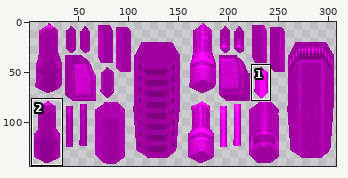
Edited in one commit: sprite sheet (qw/textures/models/g_light_0.png). Above, an overview of the earlier version with the close-up marked.
Close-up. First the earlier version:
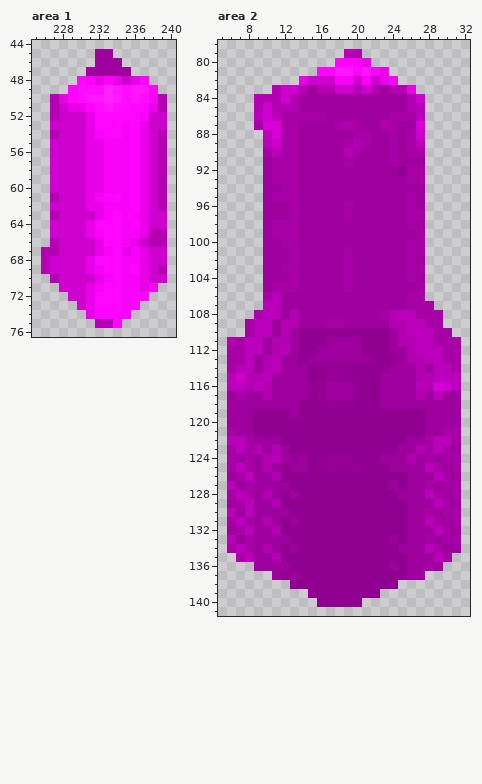
The file is 308x144 pixels. Colours within 5 levels of each other are drawn and written as one. Shown: area 1: x 225..240, y 44..76; area 2: x 5..32, y 78..141. The wide view leaves out empty margins. The commit also changed other parts of the picture, which this record leaves out.
The result:
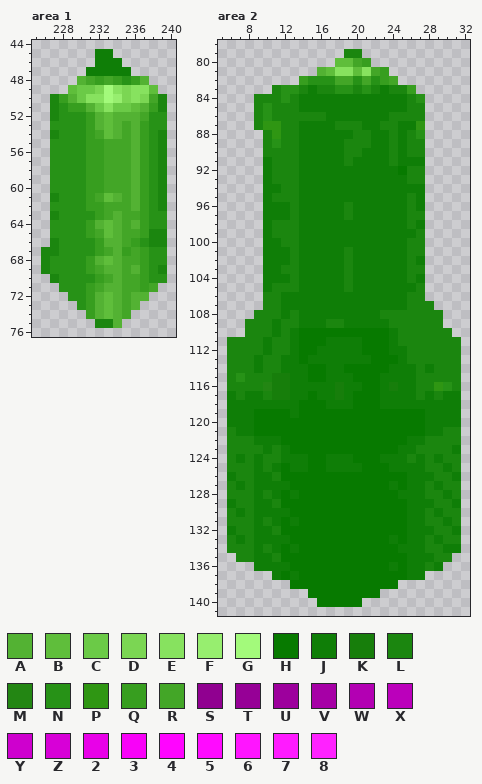
Palette (. is transparent): A #53b233  B #5fbe3b  C #6bca47  D #7bd653  E #87e25f  F #97ee6f  G #a3fa7b  H #077a00  J #0f7e07  K #177e0b  L #1b860f  M #238613  N #279217  P #2f9613  Q #379e1f  R #43a627  S #900090  T #960096  U #9d009d  V #a600a6  W #b300b3  X #bb00bb  Y #ce00ce  Z #d700d7  2 #e801e8  3 #f802f8  4 #ff05ff  5 #ff0bff  6 #ff15ff  7 #ff1bff  8 #ff22ff
The edit:
--- area 1
@@ x 225..240 @@
 44 ................
-45 .......UU.......
-46 .......UUU......
-47 ......UUUUU.....
-48 .....43232Y24...
-49 ....4555865664..
-50 ..W24566875653W.
-51 ..WY2245655442W.
-52 ..WYYY2444443YY.
-53 ..YYYY2444342YY.
-54 ..WYYY2344342YW.
-55 ..YYYY2233342YW.
-56 ..YYYY2233342YW.
-57 ..YYYY2233342YW.
-58 ..YYYY2233342YW.
-59 ..YYYY2233342YW.
-60 ..YYYY2233342YW.
-61 ..WYYY2344342YW.
-62 ..YYYY2233342YW.
-63 ..WYYYY234332YY.
-64 ..YYYY2444342YY.
-65 ..YYYY2344332WW.
-66 ..WYYYY24432YWW.
-67 .WWYYYY234232YY.
-68 .WYYYY2444332YY.
-69 .WYYYY2344342YW.
-70 ..WYYYY234332YY.
-71 ...YYY23443323..
-72 ....YY2444344...
-73 .....Y244434....
-74 ......24443.....
-75 .......WW4......
+45 .......JJ.......
+46 .......JJJ......
+47 ......JJJJJ.....
+48 .....ARQRQNQA...
+49 ....BCCDGEDEEB..
+50 ..LQACEEGFDEDRL.
+51 ..LNQQACECCBAQL.
+52 ..LNNNQABAAARNN.
+53 ..NNNNQABARAQNN.
+54 ..LNNNQRBARAQNL.
+55 ..NNNNQQRRRAQNL.
+56 ..NNNNQQRRRAQNL.
+57 ..NNNNQQRRRAQNL.
+58 ..NNNNQQRRRAQNL.
+59 ..NNNNQQRRRAQNL.
+60 ..NNNNQQRRRAQNL.
+61 ..LNNNQRBARAQNL.
+62 ..NNNNQQRRRAQNL.
+63 ..LNNNNQRARRQNN.
+64 ..NNNNQABARAQNN.
+65 ..NNNNQRBARRQLL.
+66 ..LNNNNQAARQNLL.
+67 .LLNNNNQRAQRQNN.
+68 .LNNNNQABARRQNN.
+69 .LNNNNQRAARAQNL.
+70 ..LNNNNQRARRQNN.
+71 ...NNNQRAARRQR..
+72 ....NNQABARAA...
+73 .....NQABARA....
+74 ......QABAR.....
+75 .......LLA......
 76 ................
--- area 2
@@ x 5..32 @@
  78 ............................
- 79 ..............WW............
- 80 .............4432...........
- 81 ...........44664632.........
- 82 .........2YYY33Y3Y23........
- 83 ......WYYWUWWYYWYWUWW2......
- 84 ....WWWYWUUUUUUUUUUUUWY.....
- 85 ....WYWWWUUUUUUUUUUUUWW.....
- 86 ....XYXVVVVVUUUUUUUVVVX.....
- 87 ....VZZVVUUUUVWVUUWVUUZ.....
- 88 .....XZVVUUUUUUVVUUVUVY.....
- 89 .....XYVVUUUUUVWVUUVUVX.....
- 90 .....VXVVUUUUUWVUUUVUVV.....
- 91 .....UVVVUUUUUVUUUUVUUU.....
- 92 .....UVVVUUUUUUUUUUUSVV.....
- 93 .....UVVVUUUUUUUUUUUUVV.....
- 94 .....UUVVUUUUUUUUUUUUUU.....
- 95 .....UVVVUUUUUUUUUUUUVU.....
- 96 .....UUUVUUUUUVUUUUUUVU.....
- 97 .....UUUVUUUUUVUUUUUUVV.....
- 98 .....UVVVUUUUUUUUUUUUVU.....
- 99 .....UVVVUUUUUUUUUUUUUV.....
-100 .....UUVVUUUUUUUUUUUUVV.....
-101 .....UUUVUUUUUVUUUUUUVV.....
-102 .....UUUVUUUUUVUUUUUUVU.....
-103 .....UUVVUUUUUVUUUUUUVV.....
-104 .....UUUVUUUUUVUUUUUUVU.....
-105 .....UVVVUUUUUVUUUUUUUV.....
-106 .....VXUUUUUUUUUUUUUUVV.....
-107 .....XXUUUUUUUUUUUUUUVVV....
-108 ....VXXUWUUUUUUUUUVWXXVVV...
-109 ...VXXUWWUUUVVUUUUUWWXXVV...
-110 ...VXXUWUSSSSSSSSSSUWXXXVV..
-111 .WVXXUWWUSSSUUUUSSSUWWXXVVV.
-112 .VVXXUWXUSSUUUUUSSSUUWXXXVV.
-113 .VVXUWXUUSUUUUUUUSSSUWWXXVV.
-114 .VXXUWXUUUSSTTSSSSSUUUWUXXV.
-115 .XYWWXUUUUSSTTTSSSUUUUWWXXX.
-116 .XXWXWUUUUTTUUUTSSUUUUXWZYX.
-117 .UVUUWUUUUSTUUUSSSUUUUWUXUU.
-118 .UUUUUUUUSSSTTTSSSUUUUUUUUU.
-119 .UUUSSSSUSSSSSSSSSSSSSSUUUU.
-120 .UUUSSSSSSSSSSSSSSSSSSSUUUU.
-121 .VUUSSSSSSSSSSSSSSSSSSSUUVV.
-122 .XXVUUUSSSSSSSSSSSSSSUUVXXV.
-123 .VXVWUWUSSSSSSSSSSSSUUWVXVU.
-124 .VUVUWXUTUSSTTTSSSUUUWUVUVV.
-125 .VXVUWUSUUSSTTTTSSSUUUUXVUV.
-126 .UVXUUWSSSSSSSSSSSSSSUUUXVU.
-127 .XUVUUUUSSSSSSSSSSSUSUUVUVV.
-128 .VXVUWUSUSSSSSSSSSSSUUUXVUV.
-129 .UVXUUWSSSSSSSSSSSSSSUUUXVU.
-130 .XUXUUUUSSSSSSSSSSSSSUUVUVV.
-131 .VXVUWUSUSSSSSSSSSSSSUUXVUV.
-132 .UVXUUWSSSSSSSSSSSSSSUUUXVU.
-133 .XUVUUUUSSSSSSSSSSSUSUUVUVV.
-134 .VXVUWUSUSSSSSSSSSSSUUUXVUU.
-135 ..VXUUWSSSSSSSSSSSSSSUUUXV..
-136 ....UUUUSSSSSSSSSSSUSUUVU...
-137 ......USUSSSSSSSSSSSSUU.....
-138 ........SSSSSSSSSSSS........
-139 ..........SSSSSSSS..........
-140 ...........SSSSS............
+ 79 ..............LL............
+ 80 .............BBRQ...........
+ 81 ...........ABEEBERQ.........
+ 82 .........QNNNRRNRNQR........
+ 83 ......LNNLJLLNNLNLJLLQ......
+ 84 ....LLLNLJJJJJJJJJJJJLN.....
+ 85 ....LNLLLJJJJJJJJJJJJLL.....
+ 86 ....LNLLLLLLJJJJJJJLLLL.....
+ 87 ....LPPLLJJJJLLLJJLLJJP.....
+ 88 .....LPLLJJJJJJLLJJLJLN.....
+ 89 .....LNLLJJJJJLLLJJLJLL.....
+ 90 .....LLLLJJJJJLLJJJLJLL.....
+ 91 .....JLLLJJJJJLJJJJLJJJ.....
+ 92 .....JLLLJJJJJJJJJJJHLL.....
+ 93 .....JLLLJJJJJJJJJJJJLL.....
+ 94 .....JJLLJJJJJJJJJJJJJJ.....
+ 95 .....JLLLJJJJJJJJJJJJLJ.....
+ 96 .....JJJLJJJJJLJJJJJJLJ.....
+ 97 .....JJJLJJJJJLJJJJJJLL.....
+ 98 .....JLLLJJJJJJJJJJJJLJ.....
+ 99 .....JLLLJJJJJJJJJJJJJL.....
+100 .....JJLLJJJJJJJJJJJJLL.....
+101 .....JJJLJJJJJLJJJJJJLL.....
+102 .....JJJLJJJJJLJJJJJJLJ.....
+103 .....JJLLJJJJJLJJJJJJLL.....
+104 .....JJJLJJJJJLJJJJJJLJ.....
+105 .....JLLLJJJJJLJJJJJJJL.....
+106 .....LLJJJJJJJJJJJJJJLL.....
+107 .....LLJJJJJJJJJJJJJJLLL....
+108 ....LLLJLJJJJJJJJJLLLLLLL...
+109 ...LLLJLLJJJLLJJJJJLLLLLL...
+110 ...LLLJLJHHHHHHHHHHJLLLLLL..
+111 .LLLLJLLJHHHJJJJHHHJLLLLLLL.
+112 .LLLLJLLJHHJJJJJHHHJJLLLLLL.
+113 .LLLJLLJJHJJJJJJJHHHJLLLLLL.
+114 .LLLJLLJJJHHJJHHHHHJJJLJLLL.
+115 .LNLLLKKJJHHJJJHHHJJJJLLLLL.
+116 .LLLLMKKJJJJJKJJHHJKJJLLPNL.
+117 .JLJJLKKJJHJJKJHHHJJJJLJLJJ.
+118 .JJJJJJJJHHHJJJHHHJJJJJJJJJ.
+119 .JJJHHHHJHHHHHHHHHHHHHHJJJJ.
+120 .JJJHHHHHHHHHHHHHHHHHHHJJJJ.
+121 .LJJHHHHHHHHHHHHHHHHHHHJJLL.
+122 .LLLJJJHHHHHHHHHHHHHHJJLLLL.
+123 .LLLLJLJHHHHHHHHHHHHJJLLLLJ.
+124 .LJLJLLJJJHHJJJHHHJJJLJLJLL.
+125 .LLLJLJHJJHHJJJJHHHJJJJLLJL.
+126 .JLLJJLHHHHHHHHHHHHHHJJJLLJ.
+127 .LJLJJJJHHHHHHHHHHHJHJJLJLL.
+128 .LLLJLJHJHHHHHHHHHHHJJJLLJL.
+129 .JLLJJLHHHHHHHHHHHHHHJJJLLJ.
+130 .LJLJJJJHHHHHHHHHHHHHJJLJLL.
+131 .LLLJLJHJHHHHHHHHHHHHJJLLJL.
+132 .JLLJJLHHHHHHHHHHHHHHJJJLLJ.
+133 .LJLJJJJHHHHHHHHHHHJHJJLJLL.
+134 .LLLJLJHJHHHHHHHHHHHJJJLLJJ.
+135 ..LLJJLHHHHHHHHHHHHHHJJJLL..
+136 ....JJJJHHHHHHHHHHHJHJJLJ...
+137 ......JHJHHHHHHHHHHHHJJ.....
+138 ........HHHHHHHHHHHH........
+139 ..........HHHHHHHH..........
+140 ...........HHHHH............
 141 ............................
Pixel boxes of the changes (left, top, right, bottom) in both close-ups:
changed: (41, 49, 167, 328)
changed: (227, 49, 461, 607)
